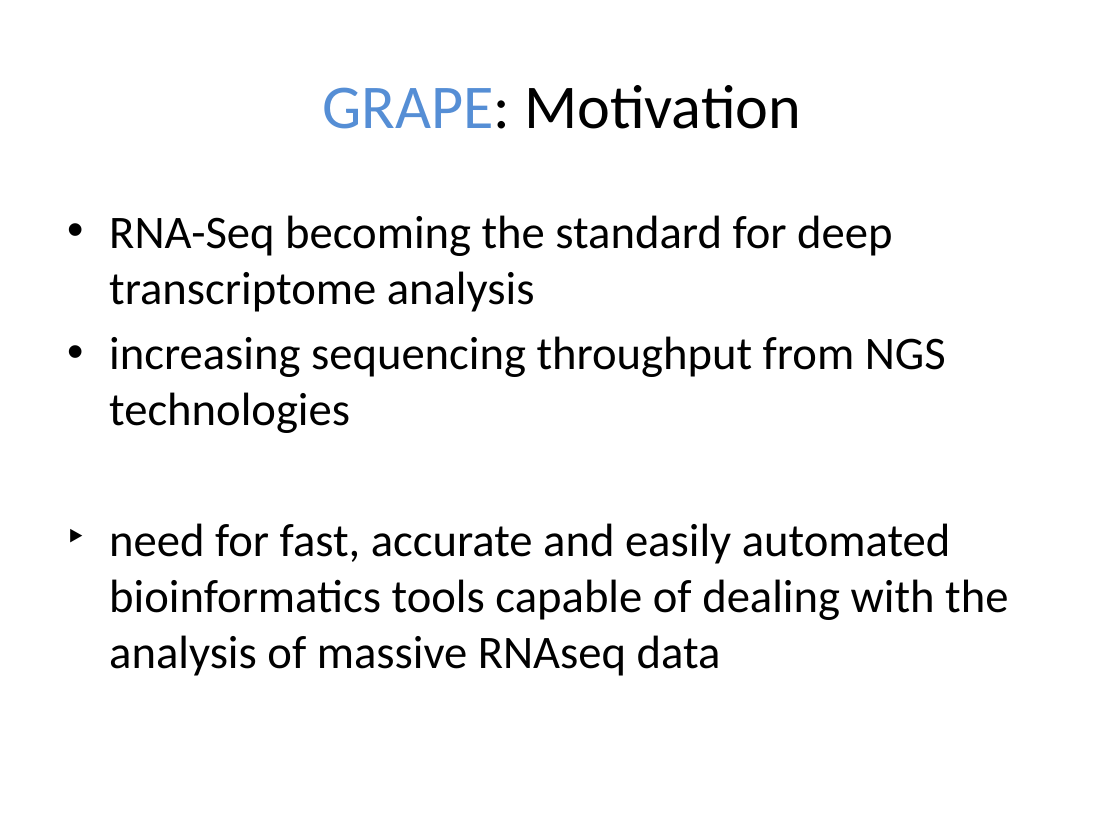
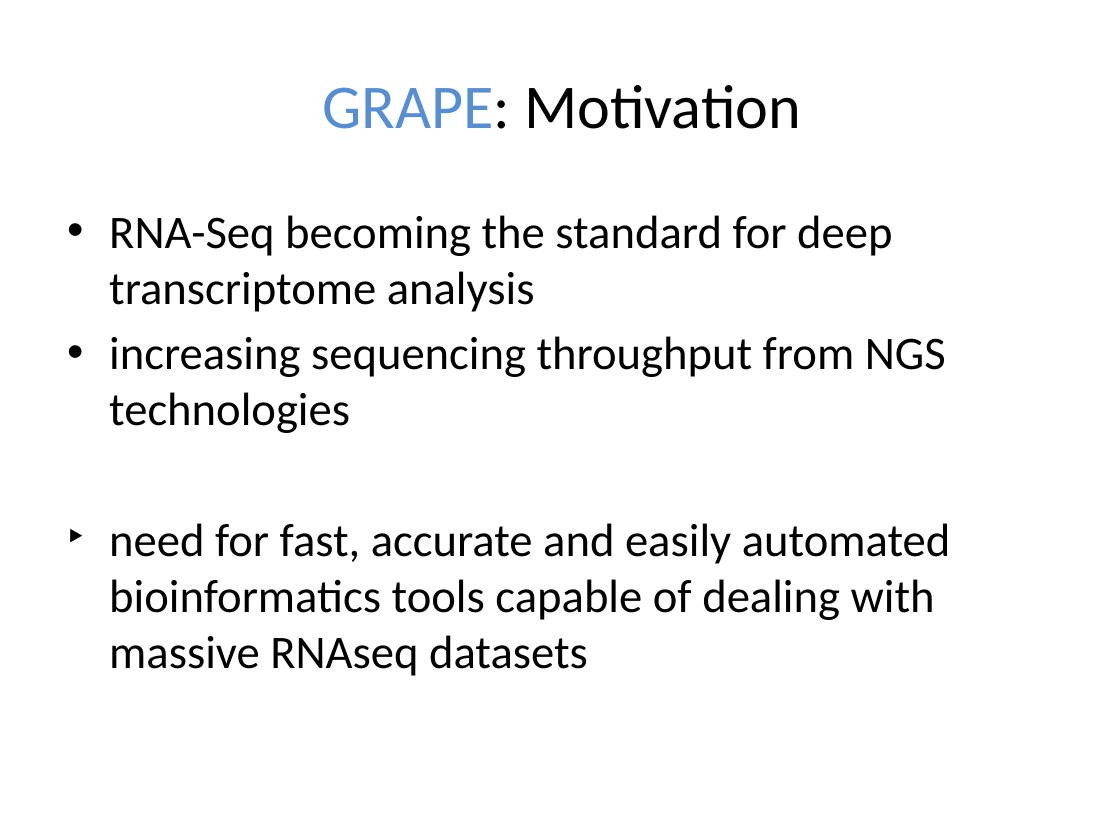
Before and after one commit to emi80/presentations, a slide deck: slide 2 of GRAPE/GRAPE.pptx. Drawn at 1120x840 pixels with LibreOffice and Linux fonts; fonts in the diff are those of the drawing. Boxes give left, top, right and bottom in pixels: in the first picture for what was removed or moved away, otherwise in the second. Text is boxed around its words. In the diff, an @@ line names an element or a change of style, - is before the commit and + after.

Commit message:
Update need in motivation

```diff
--- a/GRAPE/GRAPE.pptx
+++ b/GRAPE/GRAPE.pptx
@@ text at bbox=[109, 523, 951, 676]: text changed @@
-‣ need for fast, accurate and easily automated bioinformatics tools capable of dealing with the analysis of massive RNAseq data
+‣ need for fast, accurate and easily automated bioinformatics tools capable of dealing with massive RNAseq datasets
```
